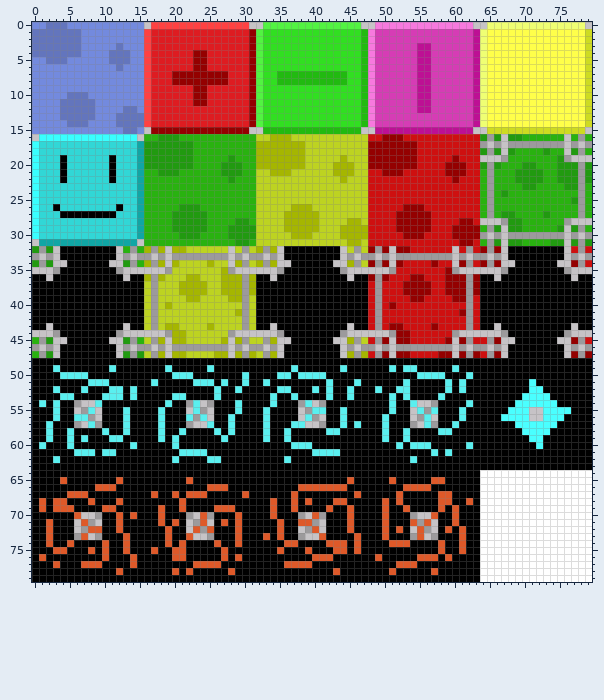
Sprite sheet, stored at Source/Graphics/TileSheet.png. That is the earlier state.
The file is 80x80 pixels.
New version:
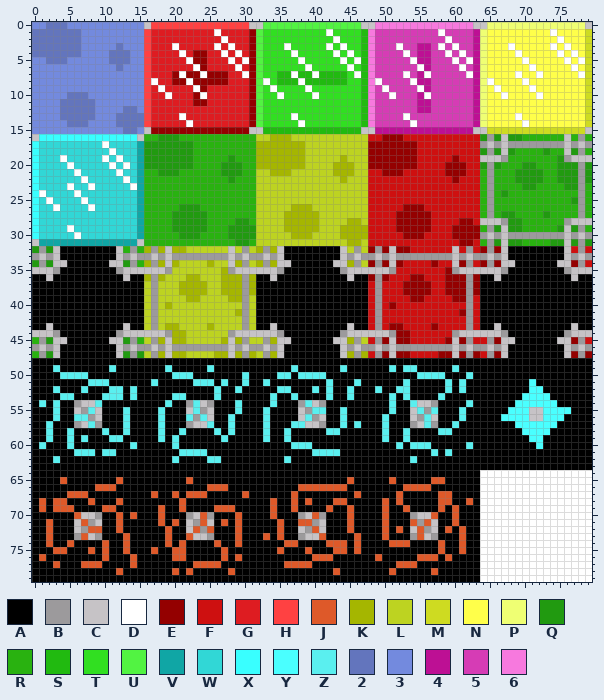
Palette (. is transparent): A #000000  B #9c9a9c  C #c6c3c6  D #ffffff  E #940000  F #ce1010  G #de1c21  H #ff4142  J #de5929  K #a5b600  L #bdd321  M #cedb21  N #ffff4a  P #efff73  Q #219a10  R #29b210  S #21ba10  T #31df21  U #52f342  V #10a6a5  W #31d7d6  X #39ffff  Y #4affff  Z #5aefef  2 #6375bd  3 #738ade  4 #bd1094  5 #d63cb5  6 #f779de
From old to new:
y 1: x 26 G -> D; x 42 T -> D; x 58 5 -> D; x 74 N -> D
y 2: x 27 G -> D; x 43 T -> D; x 59 5 -> D; x 75 N -> D
y 3: x 20 G -> D; x 26 G -> D; x 28 G -> D; x 36 T -> D; x 42 T -> D; x 44 T -> D; x 52 5 -> D; x 58 5 -> D; x 60 5 -> D; x 68 N -> D; x 74 N -> D; x 76 N -> D
y 4: x 21 G -> D; x 27 G -> D; x 29 G -> D; x 37 T -> D; x 43 T -> D; x 45 T -> D; x 53 5 -> D; x 59 5 -> D; x 61 5 -> D; x 69 N -> D; x 75 N -> D; x 77 N -> D
y 5: x 22 G -> D; x 28 G -> D; x 30 G -> D; x 38 T -> D; x 44 T -> D; x 46 T -> D; x 54 5 -> D; x 60 5 -> D; x 62 5 -> D; x 70 N -> D; x 76 N -> D; x 78 N -> D
y 6: x 23 E -> D; x 29 G -> D; x 39 T -> D; x 45 T -> D; x 55 4 -> D; x 61 5 -> D; x 71 N -> D; x 77 N -> D
y 7: x 21 E -> D; x 24 E -> D; x 30 G -> D; x 37 S -> D; x 40 S -> D; x 46 T -> D; x 53 5 -> D; x 56 4 -> D; x 62 5 -> D; x 69 N -> D; x 72 N -> D; x 78 N -> D
y 8: x 17 G -> D; x 22 E -> D; x 33 T -> D; x 38 S -> D; x 49 5 -> D; x 54 5 -> D; x 65 N -> D; x 70 N -> D
y 9: x 18 G -> D; x 23 E -> D; x 34 T -> D; x 39 T -> D; x 50 5 -> D; x 55 4 -> D; x 66 N -> D; x 71 N -> D
y 10: x 19 G -> D; x 24 E -> D; x 35 T -> D; x 40 T -> D; x 51 5 -> D; x 56 4 -> D; x 67 N -> D; x 72 N -> D
y 13: x 21 G -> D; x 37 T -> D; x 53 5 -> D; x 69 N -> D
y 14: x 22 G -> D; x 38 T -> D; x 54 5 -> D; x 70 N -> D
y 17: x 10 W -> D
y 18: x 11 W -> D
y 19: x 4 A -> D; x 10..12 WAW -> DWD
y 20: x 4..5 AW -> WD; x 11 A -> D; x 13 W -> D
y 21: x 4 A -> W; x 6 W -> D; x 11..12 AW -> WD
y 22: x 4 A -> W; x 7 W -> D; x 11 A -> W; x 13 W -> D
y 23: x 5 W -> D; x 8 W -> D; x 14 W -> D
y 24: x 1 W -> D; x 6 W -> D
y 25: x 2 W -> D; x 7 W -> D
y 26: x 3 A -> D; x 8 W -> D; x 12 A -> W
y 27: x 4..11 AAAAAAAA -> WWWWWWWW
y 29: x 5 W -> D
y 30: x 6 W -> D
Pixel boxes of the changes (left, top, right, bottom) in both pictures:
changed: (151, 29, 585, 127)
changed: (39, 141, 137, 239)
